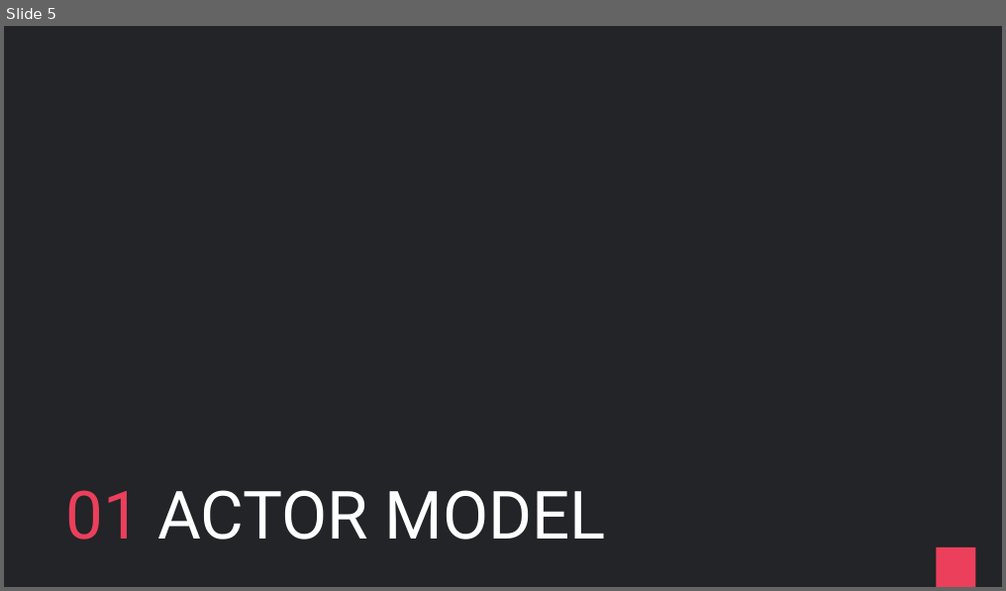
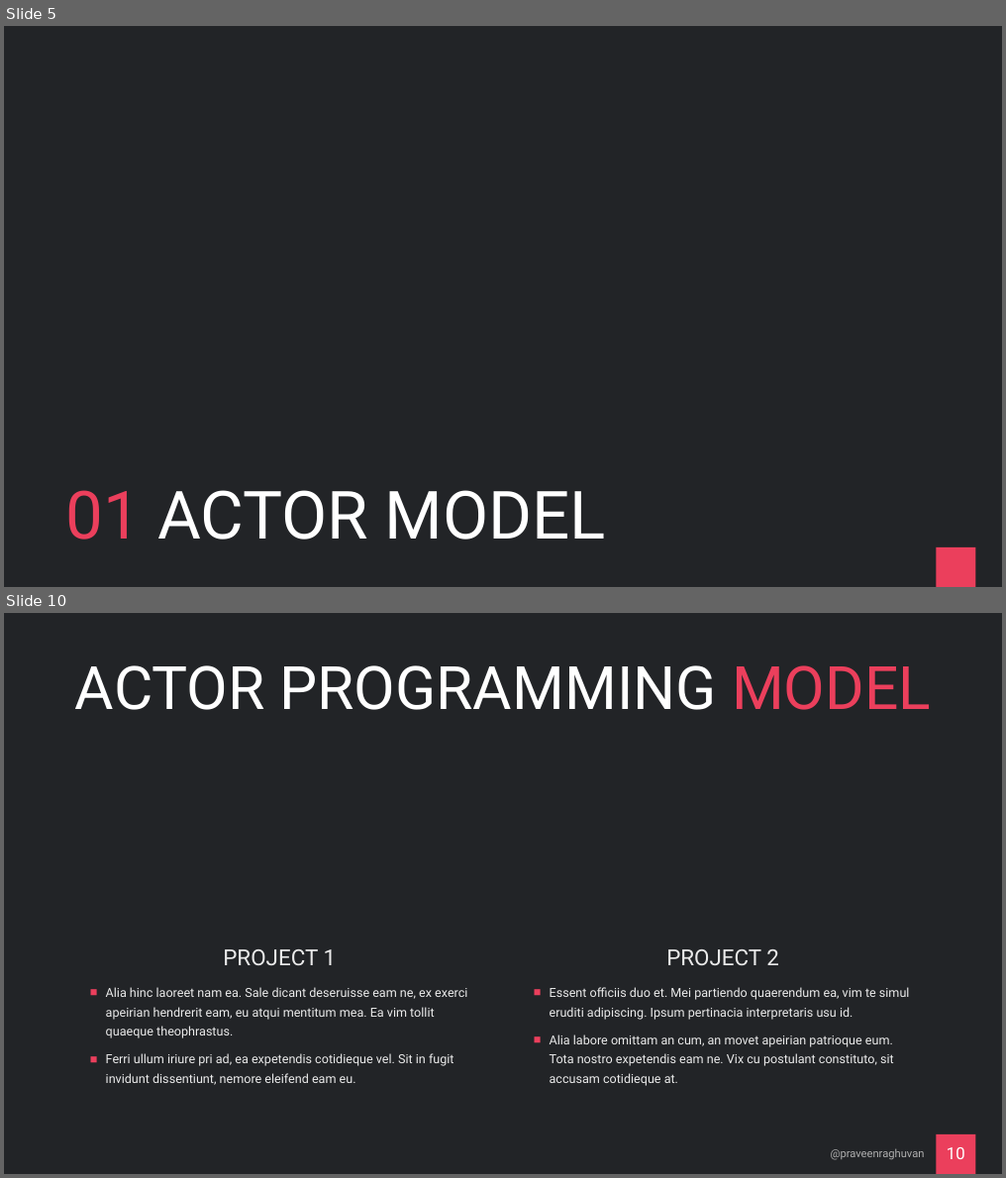
Before and after one commit to praveenraghuvanshi/tech-sessions, a slide deck: drafts/Orleans/ppt/Orleans_draft.pptx. Shown one above the other, each under a label of ours: slide 5 before the commit, slides 5 and 10 after it; the slides between them are not shown. The pictures are 1006x591 and 1006x1178 pixels, drawn with LibreOffice and Linux fonts; fonts in the diff are those of the drawing; background and template pictures are left out. Boxes give left, top, right and bottom in pixels: in the first picture for what was removed or moved away, otherwise in the second. Text is boxed around its words. In the diff, an @@ line names an element or a change of style, - is before the commit and + after.

```diff
--- a/drafts/Orleans/ppt/Orleans_draft.pptx
+++ b/drafts/Orleans/ppt/Orleans_draft.pptx
@@ slide 10 added at (4, 613, 1002, 1174), background #222427; not listed: 1 template element that a slide beside it also shows @@
@@ title added at (75, 665, 931, 710), 86.4 pt, text #FFFFFF @@
+ACTOR PROGRAMMING MODEL
@@ text added at (223, 950, 337, 965), 32 pt, text #EAEAEA @@
+PROJECT 1
@@ text added at (666, 950, 779, 965), 32 pt, text #EAEAEA @@
+PROJECT 2
@@ text added at (106, 987, 467, 1085), 18 pt, text #EAEAEA @@
+■ Alia hinc laoreet nam ea. Sale dicant deseruisse eam ne, ex exerci apeirian hendrerit eam, eu atqui mentitum mea. Ea vim tollit quaeque theophrastus.
+■ Ferri ullum iriure pri ad, ea expetendis cotidieque vel. Sit in fugit invidunt dissentiunt, nemore eleifend eam eu.
@@ text added at (549, 987, 910, 1086), 18 pt, text #EAEAEA @@
+■ Essent officiis duo et. Mei partiendo quaerendum ea, vim te simul eruditi adipiscing. Ipsum pertinacia interpretaris usu id.
+■ Alia labore omittam an cum, an movet apeirian patrioque eum. Tota nostro expetendis eam ne. Vix cu postulant constituto, sit accusam cotidieque at.
@@ text added at (831, 1150, 925, 1160), 16 pt, text #B0B0B0 @@
+@praveenraghuvan
@@ page number added at (946, 1148, 965, 1159), 24 pt, text #FFFFFF @@
+10
```
Also in this commit, not shown: 5 slides changed, 7 other slides added, 19 other files.
